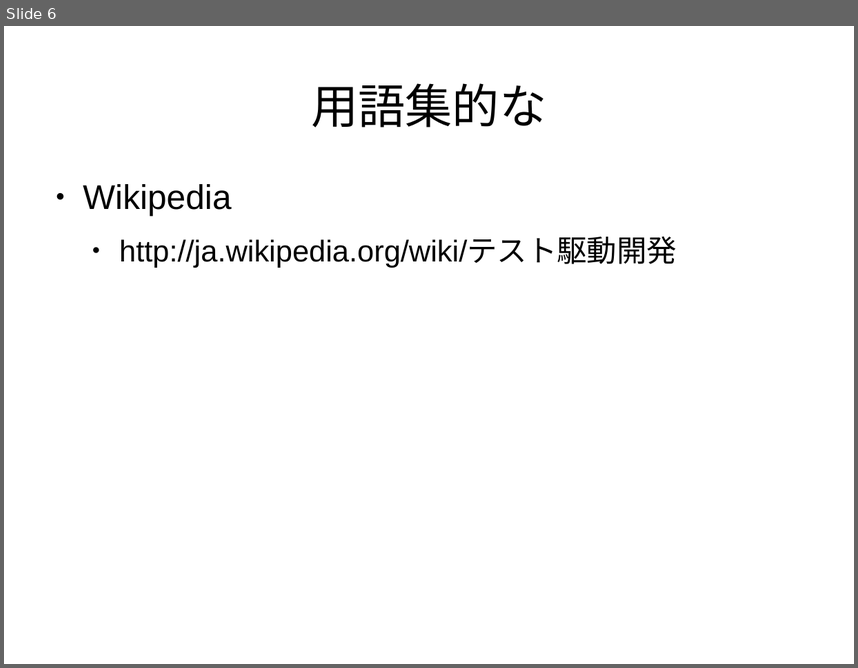
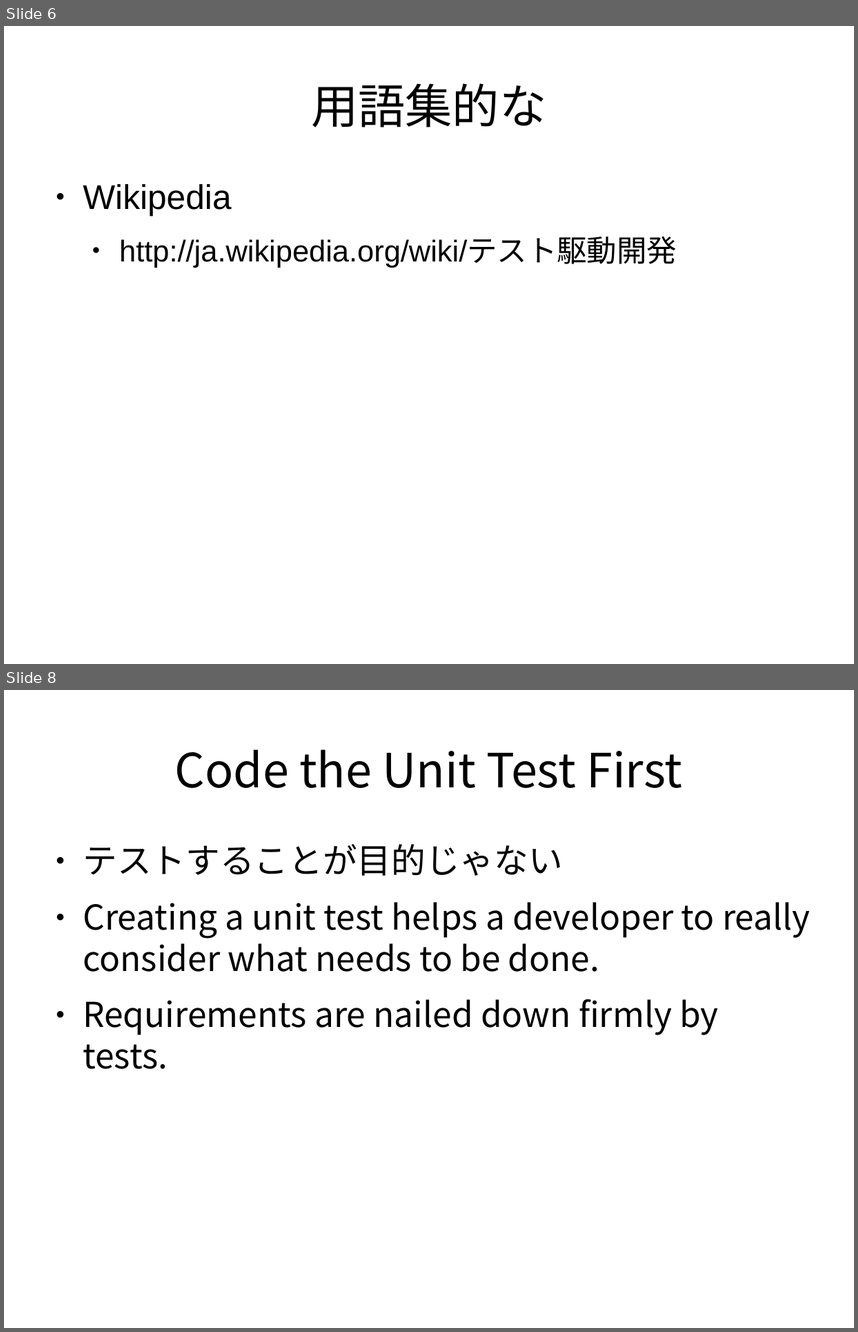
Before and after one commit to yujiorama/event, a slide deck: tddconf/tdd_revice.odp. Shown one above the other, each under a label of ours: slide 6 before the commit, slides 6 and 8 after it; the slides between them are not shown. The pictures are 858x668 and 858x1332 pixels, drawn with LibreOffice and Linux fonts; fonts in the diff are those of the drawing. Boxes give left, top, right and bottom in pixels: in the first picture for what was removed or moved away, otherwise in the second. Text is boxed around its words. In the diff, an @@ line names an element or a change of style, - is before the commit and + after.

```diff
--- a/tddconf/tdd_revice.odp
+++ b/tddconf/tdd_revice.odp
@@ slide 8 added at <box>4,690,854,1328</box>, background #FFFFFF @@
@@ title added at <box>175,749,682,788</box>, 44 pt, text #000000 @@
+Code the Unit Test First
@@ text added at <box>83,844,811,1069</box>, 32 pt, text #000000 @@
+● テストすることが目的じゃない
+● Creating a unit test helps a developer to really consider what needs to be done.
+● Requirements are nailed down firmly by tests.
```
Also in this commit, not shown: 3 slides changed, 19 other slides added, 3 slides removed.
